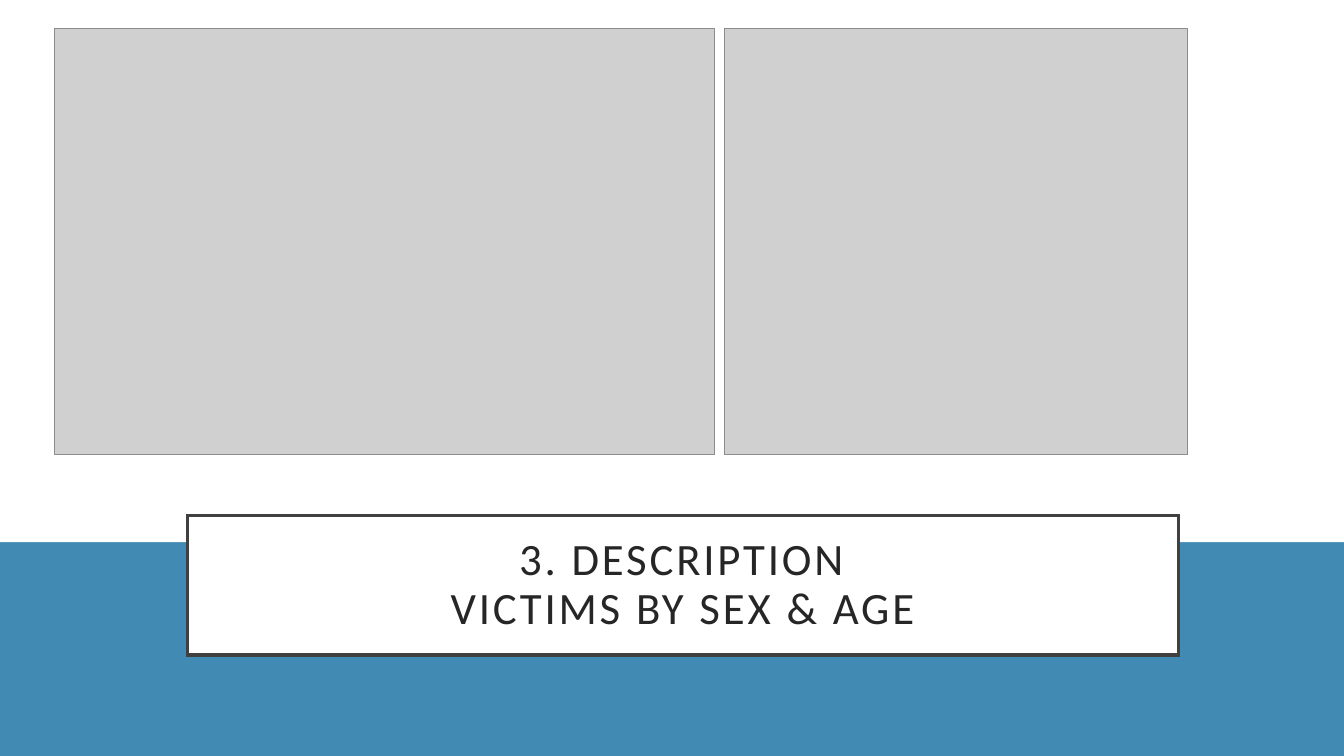
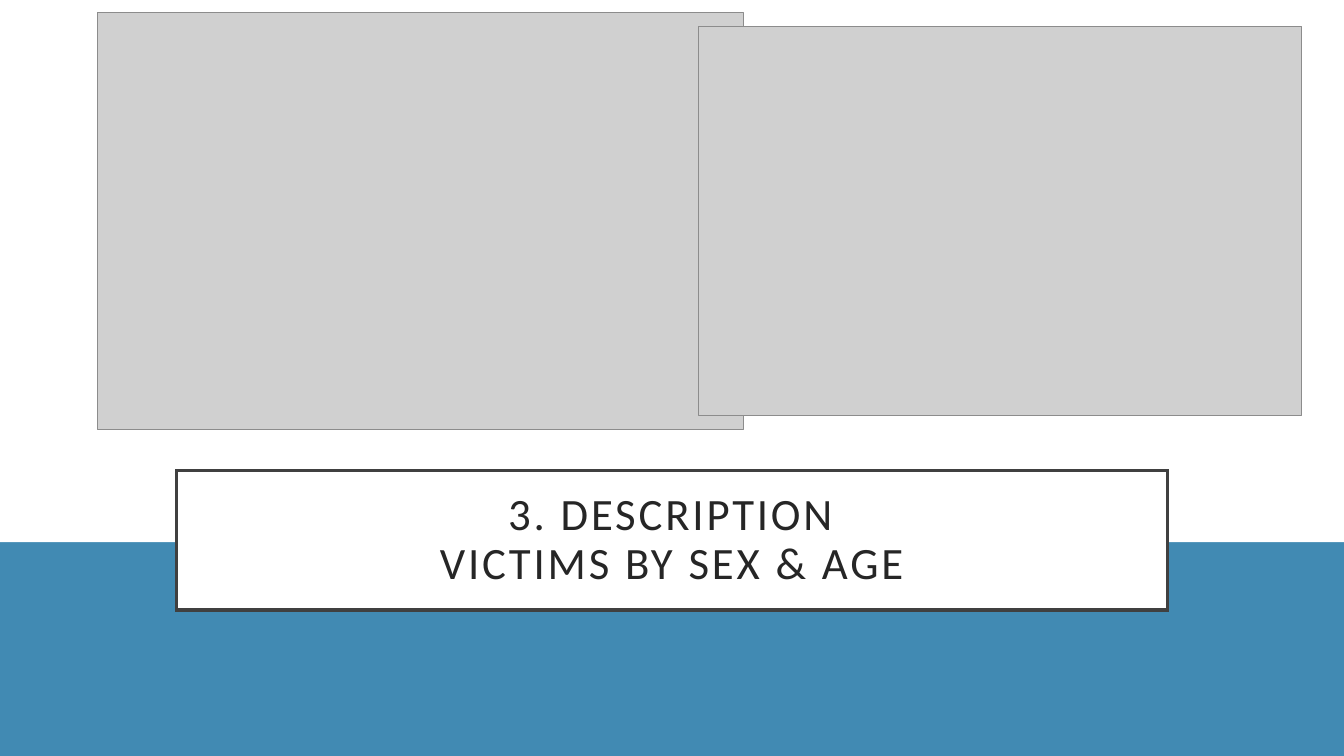
Before and after one commit to shrawantee/Project-Analysis-of-Violent-Crime-in-LA, a slide deck: slide 15 of Presentation/LACity Crime-Final Slides.pptx (slide 16 before the commit). Drawn at 1344x756 pixels with LibreOffice and Linux fonts; fonts in the diff are those of the drawing; grey boxes stand for pictures. Boxes give left, top, right and bottom in pixels: in the first picture for what was removed or moved away, otherwise in the second. Text is boxed around its words. In the diff, an @@ line names an element or a change of style, - is before the commit and + after.

```diff
--- a/Presentation/LACity Crime-Final Slides.pptx
+++ b/Presentation/LACity Crime-Final Slides.pptx
@@ picture: place and size @@
-picture at [54,29,714,456]
+picture at [97,12,743,430]
@@ picture: place and size @@
-picture at [725,29,1188,456]
+picture at [699,26,1302,415]
@@ title "3. DESCRIPTION VICTIMS BY SEX ...": place and size @@
-title "3. DESCRIPTION VICTIMS BY SEX ..." at [188,516,1179,655]
+title "3. DESCRIPTION VICTIMS BY SEX ..." at [176,471,1168,610]
```
Also in this commit, not shown: 5 other slides changed, 1 slide added, 2 slides removed.
